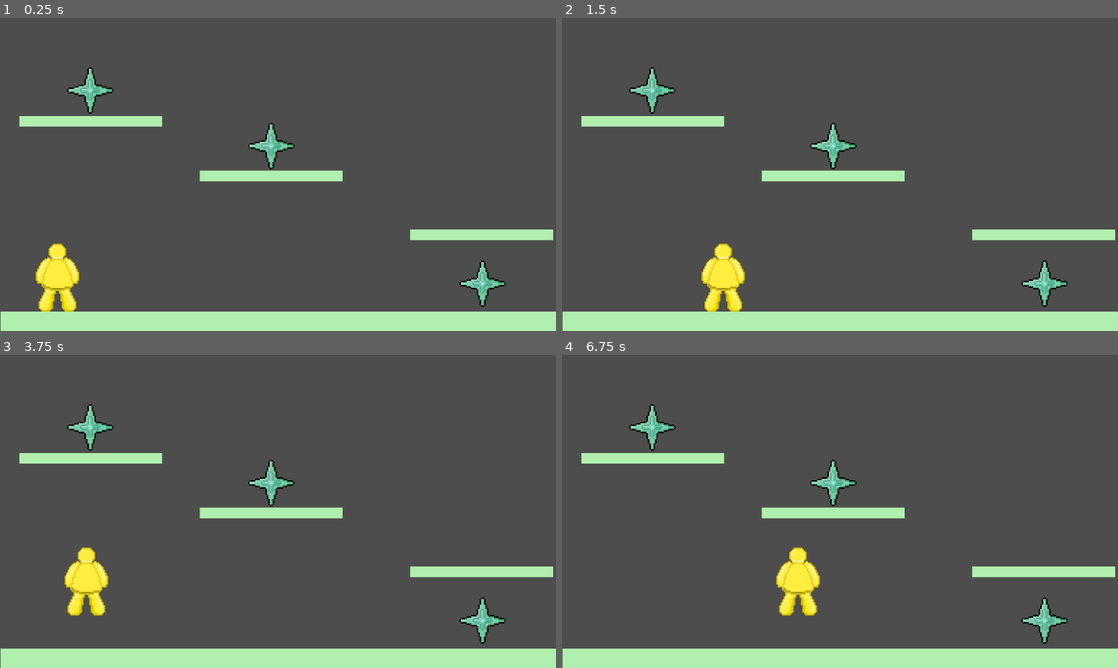
Above: before the commit, frames 1-4 (two rows, left to right).
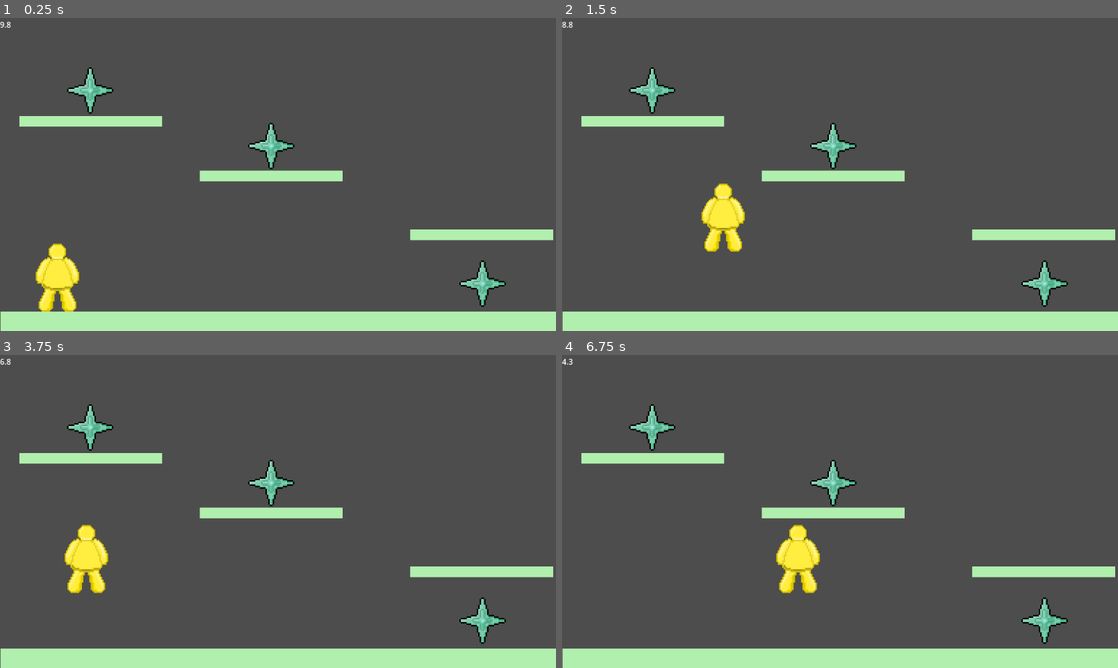
Above: after the commit, the same moments.

Repository: Polar-404-exe/aeroware
Game: Godot game, scene res://minigame_1.tscn
Same seed, same stepped clock (60 frames per second), same inputs: the game is played once before the commit and once after it. This scene is started directly instead of the project's main scene.
Inputs (mouse positions are in pixels of both pictures, inside the frame that each line leads up to):
- Up to frame 1 (0.25 s): no input
- Up to frame 2 (1.5 s): tap Enter (ui_accept) at 0.5, 0.77 s; move the mouse to (962, 158) at 0.52 s; hold Right (ui_right) 0.53-1.25 s; tap Alt at 0.6 s; click (962, 158) at 0.67 s; drag from (728, 190) to (834, 146) at 1.27 s
- Up to frame 3 (3.75 s): move the mouse to (333, 442) at 2.02 s; hold Left (ui_left) 2.03-2.75 s; tap Alt at 2.1, 3.6 s; drag from (250, 574) to (88, 426) at 2.77 s; tap Enter (ui_accept) at 3.5 s; move the mouse to (444, 558) at 3.52 s; hold Right (ui_right) from 3.53 s (still down)
- Up to frame 4 (6.75 s): tap Enter (ui_accept) at 3.77, 6.5 s; release Right (ui_right) at 4.25 s; drag from (673, 464) to (756, 433) at 4.27 s; move the mouse to (867, 511) at 5.02 s; hold Right (ui_right) 5.03-5.75 s; tap Alt at 5.1, 6.6 s; click (867, 511) at 5.17 s; drag from (756, 433) to (834, 483) at 5.77 s; move the mouse to (962, 495) at 6.52 s; hold Left (ui_left) from 6.53 s (still down)

The runs differ from the first frame. In frame 1, less than 0.1% of the frame differs, in the area x 0-2%, y 1-4%; in frame 2, 2.3%, in the area x 0-33%, y 1-94%; in frame 3, 1.5%; in frame 4, 1.5%.
Error before the commit: Attempt to call function 'overlaps_area' in base 'null instance' on a null instance. (res://points.gd:14)

Commit message:
timer and points

Diff:
--- /dev/null
+++ b/minigame_1.gd
@@ -0,0 +1,37 @@
+extends Node2D
+@onready var themed_timer: Node2D = $themed_timer
+# ^^^ You dragged this in the scene by the way
+
+
+
+var garlic_collected = 0 # just keeping track of garlic collected
+var timer_end = false # boolean (true or false) stating whether the timer ended
+
+func _ready() -> void:
+
+		#Below you can see that I have a function that I named. I grab a
+		#function from it that was created in it's script and use `await` to
+		# tell the script to wait for a signal, or for when a function finshes
+
+
+	await themed_timer.Timer(10.0) #accessing a function from this node
+	#after this is compeleted...
+	timer_end = true # now we're saying "oh ye you ran out of time"
+
+func _process(delta: float) -> void: # running every frame brochacho
+
+	if garlic_collected == 3: # the double equals is just an argument asking if it's the same, with "=" it'll give an error
+		if Global.minigames_done > 3: # we access a global script and see how many minigames have been compeleted
+			get_tree().change_scene_to_file("res://scenes/done_screen.tscn") # change current play scene into another, but you make your own finish screen in a later challenge, dont worry abt this rn
+		else:
+			get_tree().change_scene_to_file("res://scenes/timer_screen.tscn") # go back to the intermission scene
+
+	if timer_end: # if the timer does end...
+		Global.minigames_done -=1 #go back a minigame
+		Global.lives -= 1 # lose ur lives
+		get_tree().change_scene_to_file("res://scenes/timer_screen.tscn") # back to intermission
+
+
+func garlic_collect() -> void: # cool function that you connect to those garlics
+	garlic_collected = garlic_collected +1
+	return
--- a/minigame_1.tscn
+++ b/minigame_1.tscn
@@ -1,8 +1,10 @@
 [gd_scene format=3 uid="uid://cwybiql6sp5og"]
 
 [ext_resource type="PackedScene" uid="uid://d3wywqt12dba5" path="res://player.tscn" id="1_2n61g"]
+[ext_resource type="Script" uid="uid://cxj8mc3ng4w0w" path="res://minigame_1.gd" id="1_r6gmb"]
 [ext_resource type="Texture2D" uid="uid://en8bjsph1krm" path="res://vita2.png" id="2_gi7k6"]
 [ext_resource type="Script" uid="uid://bun0prdl4b546" path="res://points.gd" id="3_0hvi2"]
+[ext_resource type="PackedScene" uid="uid://bfs3yldbw6gds" path="res://node_2d.tscn" id="5_wh6qq"]
 
 [sub_resource type="RectangleShape2D" id="RectangleShape2D_7jngm"]
 size = Vector2(40, 40)
@@ -62,6 +64,7 @@
 radius = 48.010414
 
 [node name="minigame_1" type="Node2D" unique_id=133769017]
+script = ExtResource("1_r6gmb")
 
 [node name="piattaforma" type="StaticBody2D" parent="." unique_id=377412790]
 position = Vector2(577.00006, 628)
@@ -130,6 +133,7 @@
 
 [node name="Points2" type="Node2D" parent="." unique_id=2110019054]
 position = Vector2(562, 265)
+script = ExtResource("3_0hvi2")
 
 [node name="Points2" type="TextureRect" parent="Points2" unique_id=1726566153]
 offset_left = -48.0
@@ -149,6 +153,7 @@
 
 [node name="Points3" type="Node2D" parent="." unique_id=1364845508]
 position = Vector2(187, 150)
+script = ExtResource("3_0hvi2")
 
 [node name="Points2" type="TextureRect" parent="Points3" unique_id=2120235780]
 offset_left = -48.0
@@ -185,4 +190,6 @@
 [node name="CollisionShape2D" type="CollisionShape2D" parent="Points/Area2D" unique_id=1132730019]
 shape = SubResource("CircleShape2D_7jngm")
 
+[node name="themed_timer" parent="." unique_id=1748849300 instance=ExtResource("5_wh6qq")]
+
 [connection signal="garlic_collected" from="Points" to="Points" method="_on_garlic_collected"]
--- a/node_2d.tscn
+++ b/node_2d.tscn
@@ -2,11 +2,10 @@
 
 [ext_resource type="Script" uid="uid://bh1etyjhm0umi" path="res://node_2d.gd" id="1_wtcfe"]
 
-[node name="Minigame" type="Node2D" unique_id=1748849300]
+[node name="themed_timer" type="Node2D" unique_id=1748849300]
 script = ExtResource("1_wtcfe")
 
-[node name="Timer" type="RichTextLabel" parent="." unique_id=879972944]
-offset_left = 364.0
-offset_top = 148.0
-offset_right = 570.0
-offset_bottom = 201.0
+[node name="timer" type="RichTextLabel" parent="." unique_id=879972944]
+offset_top = 2.0
+offset_right = 206.0
+offset_bottom = 55.0
--- a/player.gd
+++ b/player.gd
@@ -2,7 +2,7 @@
 
 
 const SPEED = 300.0
-const JUMP_VELOCITY = -400.0
+const JUMP_VELOCITY = -600.0
 
 
 func _physics_process(delta: float) -> void:
--- a/points.gd
+++ b/points.gd
@@ -1,21 +1,17 @@
 # the onreadys below run immediately at the start of the game, preventing
 # errors related to variable that haven't been defined yet in later scripts
+extends Node2D
 
-extends Node2D
-@onready var player: CharacterBody2D = $"../Player" # grabs the parent node
-@onready var self_area = $Area2D
-@onready var player_area = $"../Player/Area2D"
+@onready var player: CharacterBody2D = $"../Player"
+@onready var self_area: Area2D = $Area2D
 
-# make a signal
 signal garlic_collected
 
-func _process(delta: float) -> void: # this runs EVERY FRAME!
-
-	if player_area.overlaps_area(self_area): # checks if overlapping
+func _process(_delta: float) -> void:
+	if self_area.overlaps_body(player):
 		if self.visible:
-			emit_signal("Points_collected") #signal broadcast
-			self.hide() #removed from player sight; collected
-
+			garlic_collected.emit()
+			self.hide()
 
 # Because you're emitting a signal here, you need to connect that signal to
 # something to actually make it do a function. To do that, go to the
@@ -23,6 +19,3 @@
 # You would then need to connect it to the parent script or scene script
 # and also name it something. You can name it ` garlic_collect` as seen
 # below, in the next script.
-
-func _on_garlic_collected() -> void:
-	pass # Replace with function body.
